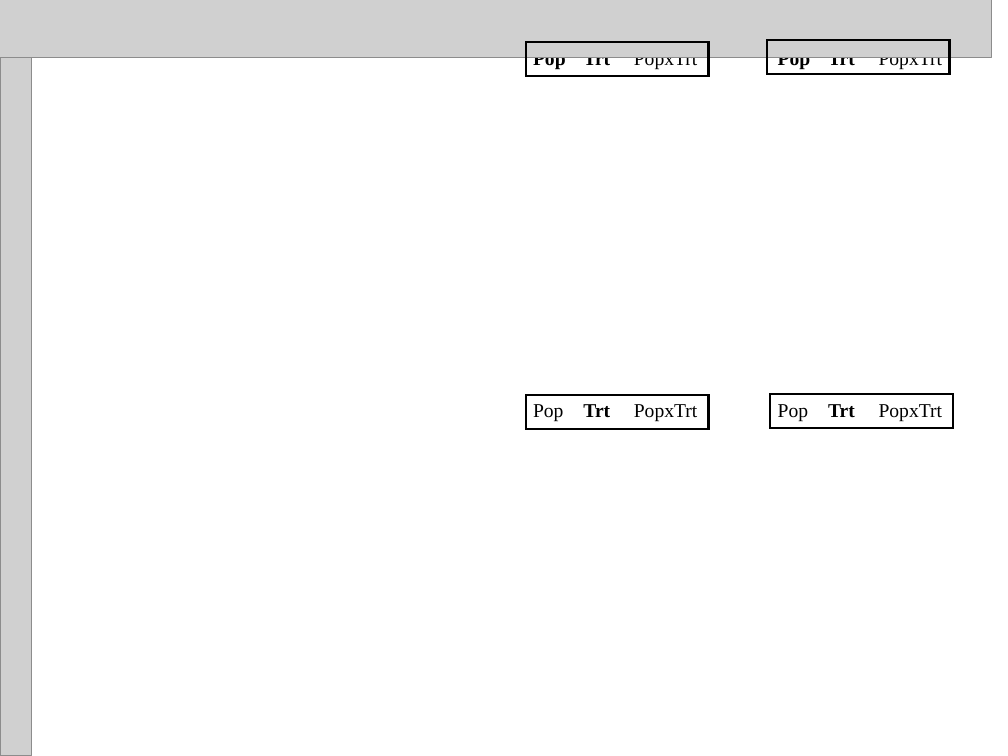
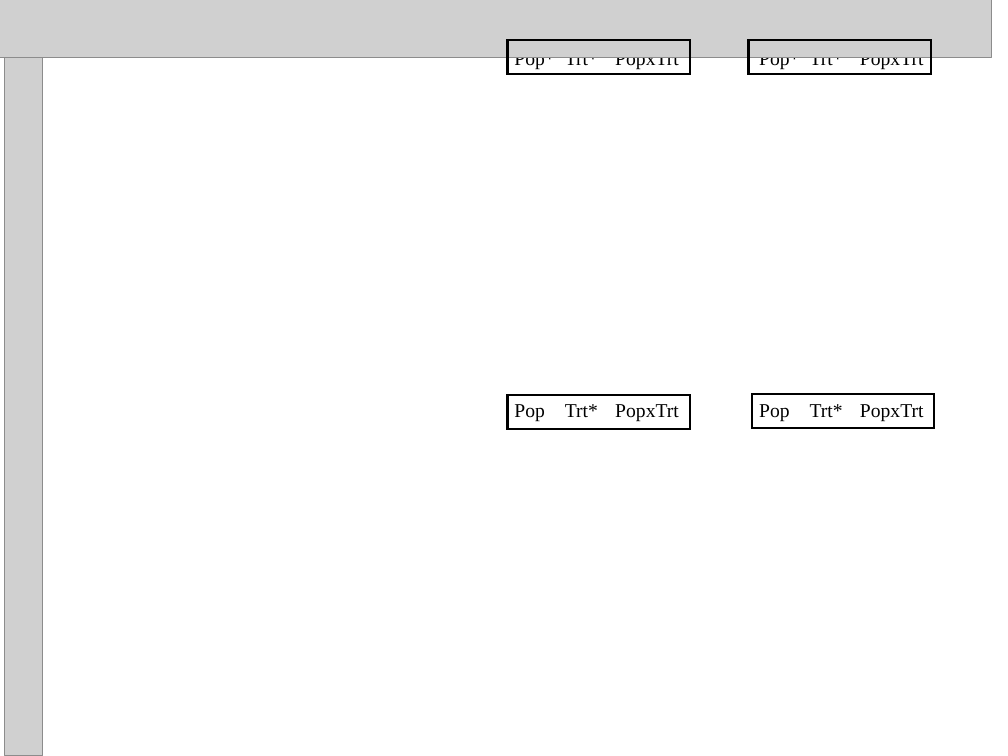
Before and after one commit to sfbuysse/arabidopsis-SW-IT-growth, a slide deck: slide 1 of figures/ModifyManuFig.pptx. Drawn at 1008x756 pixels with LibreOffice and Linux fonts; fonts in the diff are those of the drawing; grey boxes stand for pictures; background and template pictures are left out. Boxes give left, top, right and bottom in pixels: in the first picture for what was removed or moved away, otherwise in the second. Text is boxed around its words. In the diff, an @@ line names an element or a change of style, - is before the commit and + after.

```diff
--- a/figures/ModifyManuFig.pptx
+++ b/figures/ModifyManuFig.pptx
@@ picture: place and size @@
-picture at <box>0,0,32,756</box>
+picture at <box>5,0,43,756</box>
@@ 4 rectangles: place and size @@
-4 rectangles at <box>526,40,953,429</box>
+4 rectangles at <box>508,40,934,429</box>
@@ text at <box>514,57,679,70</box>: text changed @@
-Pop Trt PopxTrt
+Pop* Trt* PopxTrt
@@ text at <box>759,57,924,70</box>: text changed @@
-Pop Trt PopxTrt
+Pop* Trt* PopxTrt
@@ text at <box>514,404,679,422</box>: text changed @@
-Pop Trt PopxTrt
+Pop Trt* PopxTrt
@@ text at <box>759,404,924,422</box>: text changed @@
-Pop Trt PopxTrt
+Pop Trt* PopxTrt
```
Also in this commit, not shown: 3 other files.
